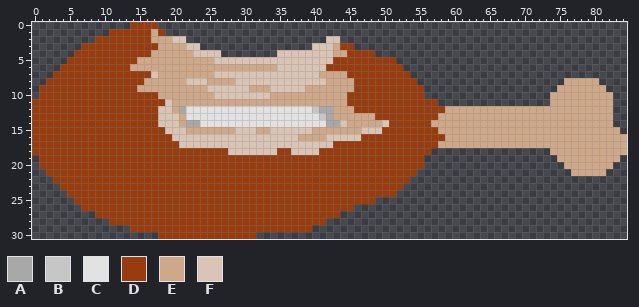
File history of a sprite sheet, assets/food/Chicken.png. Above: the version before the commit.
The file is 85x31 pixels. Colours within 5 levels of each other are drawn and written as one.
Palette (. is transparent): A #a9a8a8  B #c6c6c6  C #e2e2e2  D #963c0f  E #cfa88a  F #d9c4b5
Pixels before (only the part around the change), first column x 0:
 0 ..............DDDD...................................................................
 1 ...........DDDDDDED..................................................................
 2 .........DDDDDDDDEEEFF....................FF.........................................
 3 .......DDDDDDDDDDDEEEEFF................FFFEDD.......................................
 4 ......DDDDDDDDDDDEEEEEEFFFF........FFFFFFFFEEDDDD....................................
 5 .....DDDDDDDDDDEEEEEEEEEEEFFFFFFFFFFFFFFFFFDDDDDDDDD.................................
 6 ....DDDDDDDDDDEEEEEEEEEEEEEEEEEEEEEFFFFFFFDDDDDDDDDDD................................
 7 ...DDDDDDDDDDDDDDFEEEEEEEEFFFFFFFFFFFFFFFEEEEDDDDDDDDD...............................
 8 ..DDDDDDDDDDDDDDEEEEEEFFFEEEEFFFFFFFFFFFFFEEEEDDDDDDDDD.....................EEEEE....
 9 .DDDDDDDDDDDDDDEEEEEEEEEEFFFFFFEEEFFFFFEEEEEEEDDDDDDDDDD...................EEEEEEE...
10 .DDDDDDDDDDDDDDDDDEEEEEEEEFFFFFFFFEEEEEEEEEEEDDDDDDDDDDD..................EEEEEEEEE..
11 DDDDDDDDDDDDDDDDDDDFEEEEEEEEEEEEEEEEEEEEEEEEEDDDDDDDDDDDDD................EEEEEEEEE..
12 DDDDDDDDDDDDDDDDDDFFEACCCCCCCCCCCCCCCCCCBAAEEEDDDDDDDDDDDDDEEEEEEEEEEEEEEEEEEEEEEEE..
13 DDDDDDDDDDDDDDDDDDFFFECCCCCCCCCCCCCCCCCCCBAEEEEEEDDDDDDDDDEEEEEEEEEEEEEEEEEEEEEEEEE..
14 DDDDDDDDDDDDDDDDDDFFFEAACCCCCCCCCCCCCCCCCCAAFEEEEEFDDDDDDEEEEEEEEEEEEEEEEEEEEEEEEEE..
15 DDDDDDDDDDDDDDDDDDDFFFEEEEEEEFFFEEFFFFFFEEEEEEEFFFDDDDDDDDEEEEEEEEEEEEEEEEEEEEEEEEEE.
16 DDDDDDDDDDDDDDDDDDDDFFFFFFFFFFFFFFFFFFEEEEFFFFFDDDDDDDDDDDDEEEEEEEEEEEEEEEEEEEEEEEEEE
17 DDDDDDDDDDDDDDDDDDDDDFFFFFFFFFFFFFFFFFFFFFFDDDDDDDDDDDDDDDEEEEEEEEEEEEEEEEEEEEEEEEEEE
18 DDDDDDDDDDDDDDDDDDDDDDDDDDDDFFFFFFFDDFFFFDDDDDDDDDDDDDDDD.................EEEEEEEEEEE
19 .DDDDDDDDDDDDDDDDDDDDDDDDDDDDDDDDDDDDDDDDDDDDDDDDDDDDDDD...................EEEEEEEEE.
20 .DDDDDDDDDDDDDDDDDDDDDDDDDDDDDDDDDDDDDDDDDDDDDDDDDDDDDDD....................EEEEEEE..
21 ..DDDDDDDDDDDDDDDDDDDDDDDDDDDDDDDDDDDDDDDDDDDDDDDDDDDDD......................EEEEE...
22 ...DDDDDDDDDDDDDDDDDDDDDDDDDDDDDDDDDDDDDDDDDDDDDDDDDDD...............................
23 ....DDDDDDDDDDDDDDDDDDDDDDDDDDDDDDDDDDDDDDDDDDDDDDDDD................................
24 .....DDDDDDDDDDDDDDDDDDDDDDDDDDDDDDDDDDDDDDDDDDDDDDD.................................
25 ......DDDDDDDDDDDDDDDDDDDDDDDDDDDDDDDDDDDDDDDDDDD....................................
26 .......DDDDDDDDDDDDDDDDDDDDDDDDDDDDDDDDDDDDDDD.......................................
27 .........DDDDDDDDDDDDDDDDDDDDDDDDDDDDDDDDDDD.........................................
28 ...........DDDDDDDDDDDDDDDDDDDDDDDDDDDDDDD...........................................
29 ..............DDDDDDDDDDDDDDDDDDDDDDDDDD.............................................
30 ..................DDDDDDDDDDDDDD.....................................................
New version:
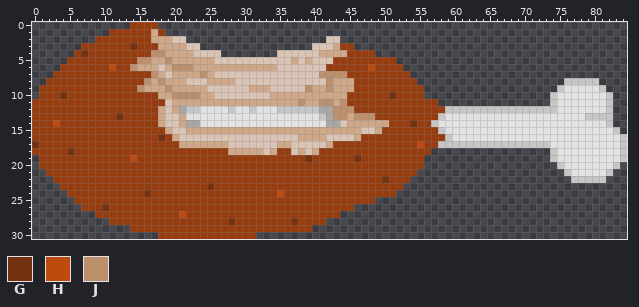
Colours new in this view: G #743211  H #bd4a0f  J #bd906d
From old to new:
There is now colour B in row 19 at x 74 and 84; in row 20 at x 75 and 83; in row 21 at x 76 and 82; in row 22 at x 77 to 81.
The edit turns colour C into colour B in row 12 at x 22 to 23, 28, 31 and 35 to 39.
The edit turns colour E into colour B in row 8 at x 76 to 80; in row 9 at x 75 and 81; in rows 10 to 11 at x 74 and 82; in row 12 at x 59 to 74 and 82; in row 13 at x 58 and 79 to 82; in row 14 at x 57 and 82.
The edit turns colour E into colour B in row 15 at x 58 and 83; in row 16 at x 59 and 84; in row 17 at x 58 to 73 and 84; in row 18 at x 74 and 84.
The edit turns colour E into colour C in row 9 at x 76 to 80; in rows 10 to 12 at x 75 to 81; in row 13 at x 59 to 78; in row 14 at x 58 to 81; in row 15 at x 59 to 82; in row 16 at x 60 to 83.
The edit turns colour E into colour C in row 17 at x 74 to 83; in rows 18 to 19 at x 75 to 83; in row 20 at x 76 to 82; in row 21 at x 77 to 81.
The edit turns colour F into colour E in row 4 at x 41 to 42; in row 5 at x 37 and 39; in rows 12 to 13 at x 18; in row 14 at x 18 and 50; in row 15 at x 19, 29 to 31, 34 to 39 and 49; in row 16 at x 20 and 46.
The edit turns colour F into colour E in row 17 at x 21 to 27, 35 to 36 and 42; in row 18 at x 28 to 32, 34, 38 and 40.
The edit turns colour E into colour F in row 6 at x 18; in row 7 at x 19.
The edit turns colour D into colour G in row 3 at x 14; in row 4 at x 7; in row 10 at x 4 and 51; in row 13 at x 12; in row 14 at x 54; in row 16 at x 18.
The edit turns colour D into colour G in row 17 at x 0; in row 18 at x 5; in row 19 at x 39 and 46; in row 22 at x 50; in row 23 at x 25; in row 24 at x 16.
The edit turns colour D into colour G in row 26 at x 10; in row 28 at x 28 and 37.
The edit turns colour D into colour H in row 6 at x 11 and 48; in row 14 at x 3; in row 17 at x 55; in row 19 at x 14; in row 24 at x 35; in row 27 at x 21.
The edit turns colour E into colour J in row 4 at x 17 to 18; in row 5 at x 15 to 16 and 19; in row 6 at x 14 and 20 to 22; in row 7 at x 24 and 41 to 44; in row 8 at x 16, 18 and 42; in row 9 at x 15, 19, 39 and 42.
The edit turns colour E into colour J in row 10 at x 20 to 23; in row 11 at x 38, 41 to 42 and 44; in row 12 at x 43 to 45; in row 13 at x 43 to 44 and 46 to 48.
The edit turns colour F into colour J in row 7 at x 17.
Changed places in both pictures, as pixel boxes (x1, y1, x2, y2):
changed: (81, 43, 627, 190)
changed: (32, 92, 74, 155)
changed: (144, 190, 151, 197)
changed: (277, 190, 298, 225)
changed: (102, 204, 109, 211)
changed: (179, 211, 186, 218)
changed: (228, 218, 235, 225)
